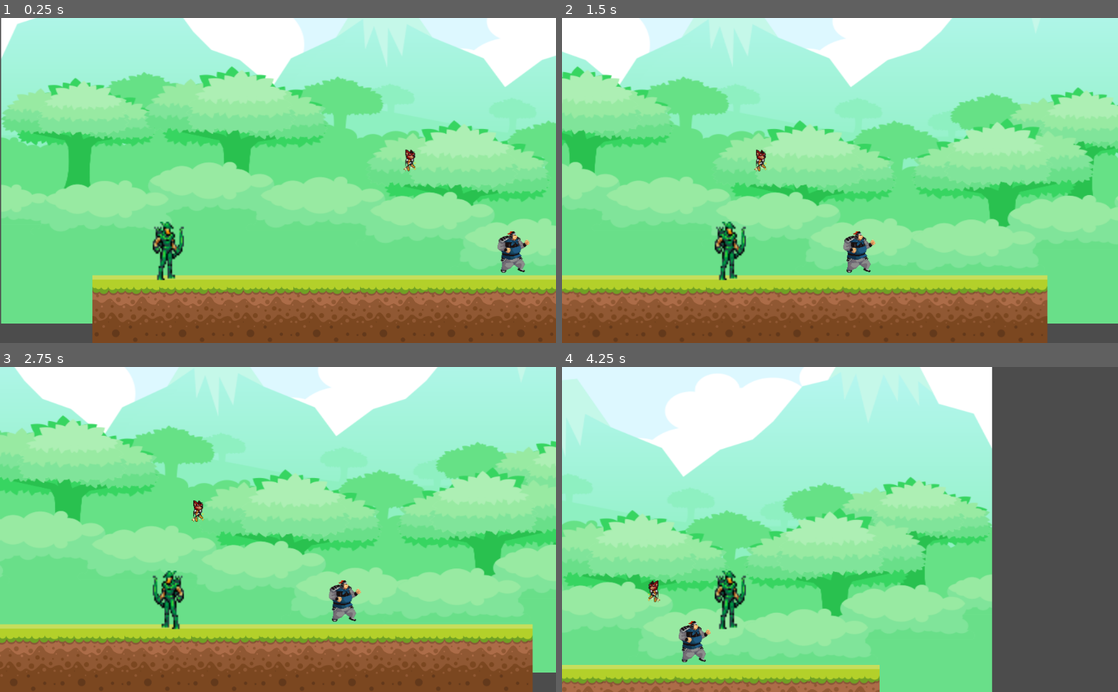
Above: before the commit, frames 1-4 (two rows, left to right).
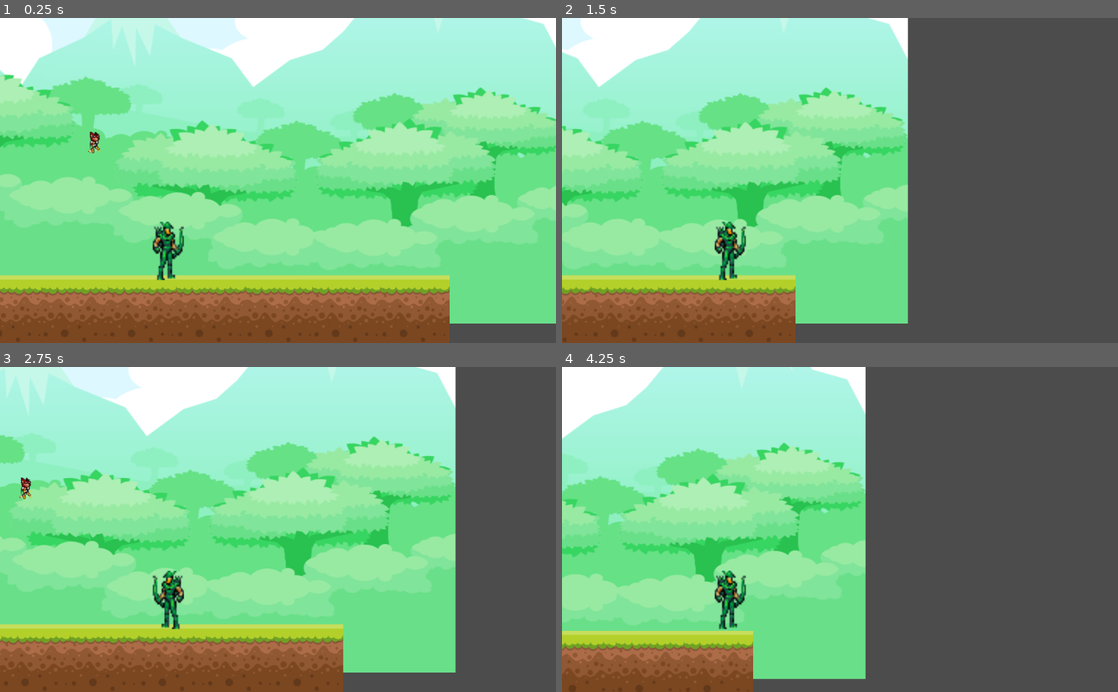
Above: after the commit, the same moments.

Repository: CC-SI/Game_lendas_corrompidas
Game: Godot game, scene res://src/Cenas/Cenario Testes/Cenario Testes.tscn
Two runs of this game, one before a commit and one after it. Both use one fixed random seed, a clock stepped at 60 frames per second and the inputs below.
Inputs:
- Up to frame 1 (0.25 s): no input
- Up to frame 2 (1.5 s): tap Enter (ui_accept) at 0.5, 0.77 s; hold Right (ui_right) from 0.53 s (still down); tap F (dash) at 0.6 s; tap R (mordida) at 1.35 s
- Up to frame 3 (2.75 s): tap Enter (ui_accept) at 1.52 s; release Right (ui_right) at 2.03 s; hold Left (ui_left) from 2.03 s (still down); tap V (uivo) at 2.1 s
- Up to frame 4 (4.25 s): release Left (ui_left) at 2.78 s; hold Right (ui_right) from 2.78 s (still down); tap F (dash) at 2.85 s; tap Enter (ui_accept) at 3.02, 3.77 s; tap R (mordida) at 3.6 s

The runs differ from the first frame. In frame 1, 46% of the frame differs, in the area x 0-100%, y 0-100%; in frame 2, 67%; in frame 3, 59%; in frame 4, 62%.

Commit message:
feat: Movimentação de todos os inimigos funcionando

Diff:
--- a/src/Cenas/Cenario Testes/Cenario Testes.tscn
+++ b/src/Cenas/Cenario Testes/Cenario Testes.tscn
@@ -75,10 +75,10 @@
 shape = SubResource( 2 )
 
 [node name="Player" parent="." instance=ExtResource( 2 )]
-position = Vector2( 125, 282 )
+position = Vector2( 589, 284 )
 
 [node name="Morcego" parent="." instance=ExtResource( 4 )]
-position = Vector2( 549, 131 )
+position = Vector2( 432, 98 )
 
-[node name="MonstroDaLavas" parent="." instance=ExtResource( 5 )]
-position = Vector2( 765, 306 )
+[node name="MonstroDasCinzas" parent="." instance=ExtResource( 5 )]
+position = Vector2( 62, 305 )
